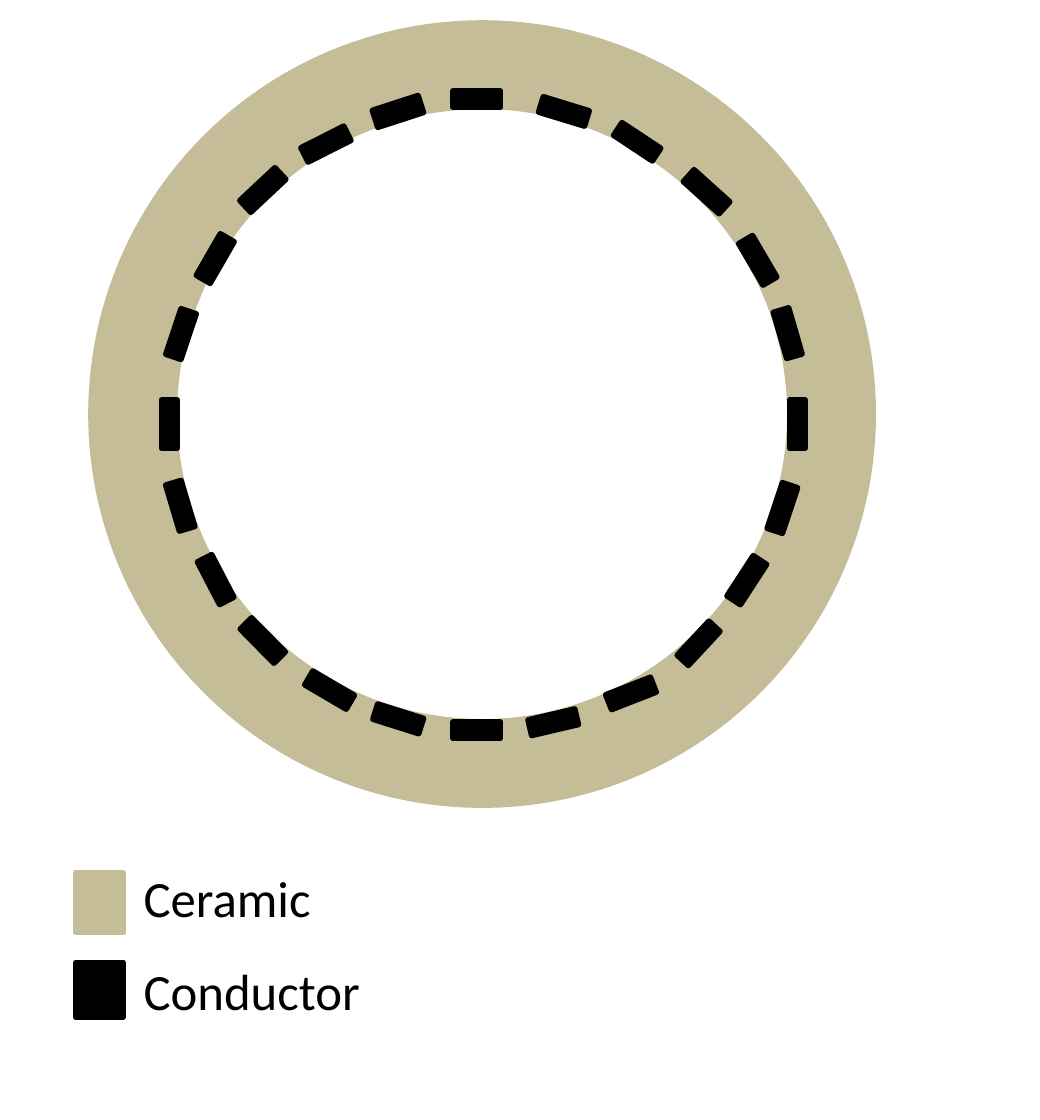
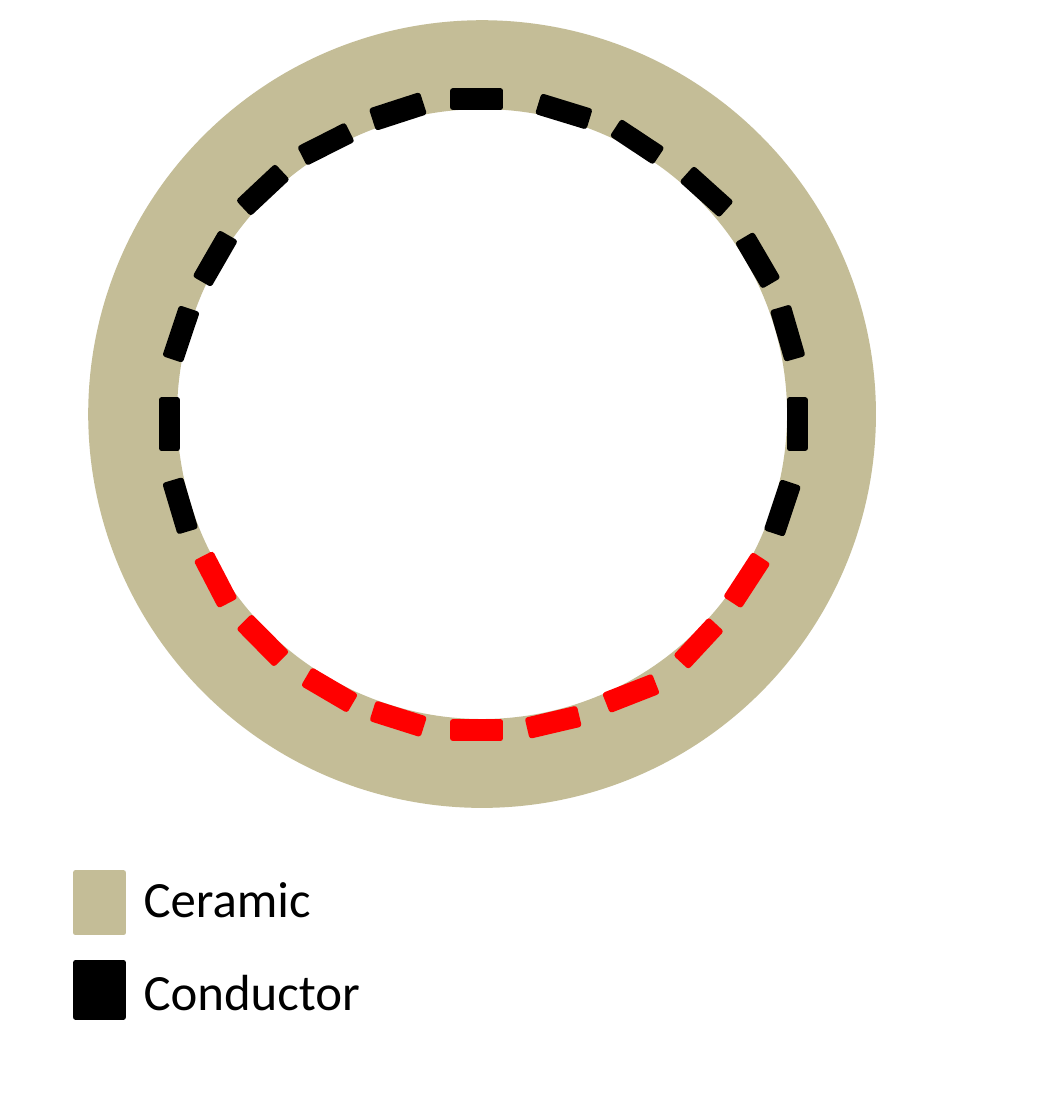
Before and after one commit to Tontonis/Thesis_the_second, a slide deck: slide 1 of LHC_MKI/figures/cross_section.pptx. Drawn at 1040x1120 pixels with LibreOffice and Linux fonts; fonts in the diff are those of the drawing. Boxes give left, top, right and bottom in pixels: in the first picture for what was removed or moved away, otherwise in the second. Text is boxed around its words. In the diff, an @@ line names an element or a change of style, - is before the commit and + after.

```diff
--- a/LHC_MKI/figures/cross_section.pptx
+++ b/LHC_MKI/figures/cross_section.pptx
@@ fill #000000 to #FF0000; outline #000000 2 pt to #FF0000 2 pt in 9 elements at [453,723,502,739], [677,621,719,665], [727,556,768,606], [197,554,234,604], [304,671,354,710], [241,617,287,663], [529,710,580,737], [372,704,424,734], [606,676,657,709] @@
```
Also in this commit, not shown: 48 other files.
